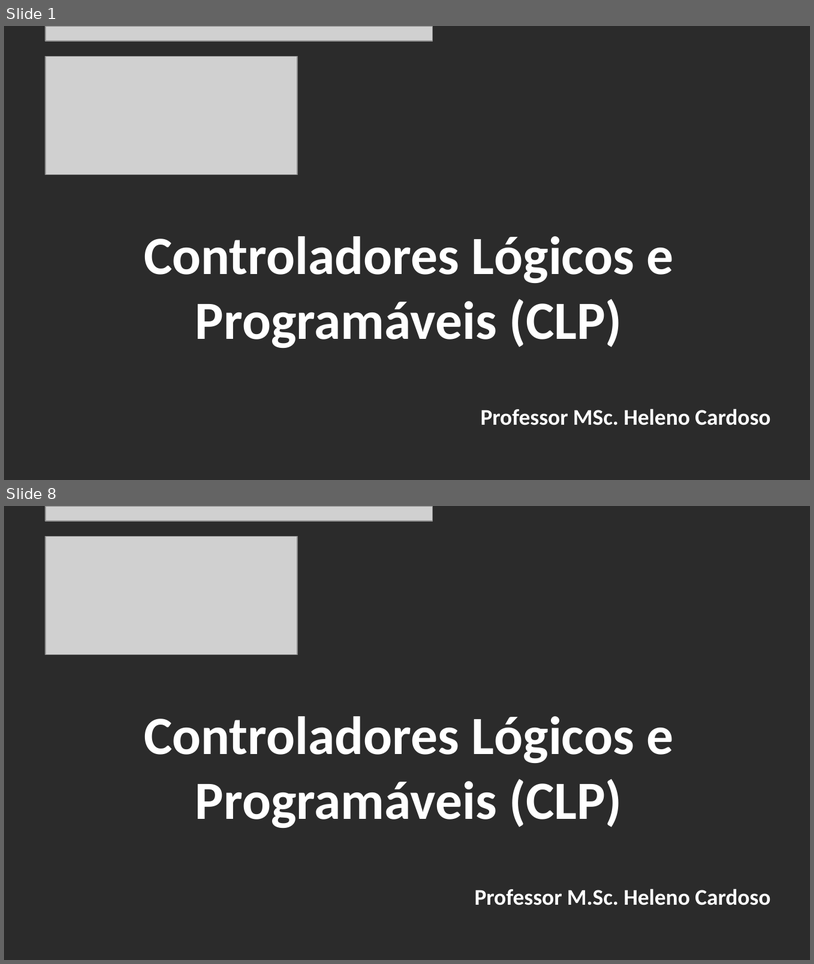
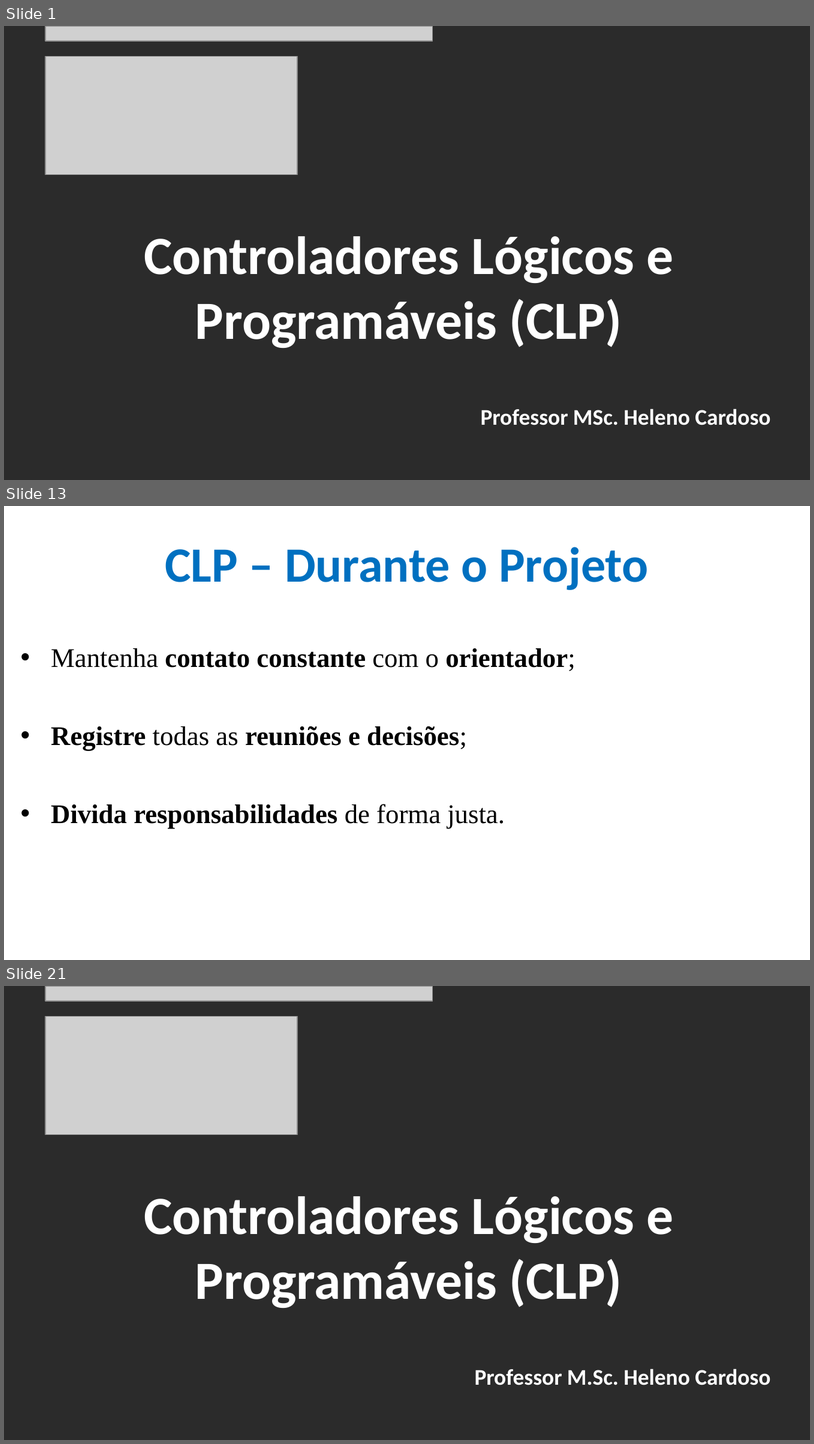
Before and after one commit to CloudEducationBrazil/WydenUniRuyControladoresLogicosProgCLP, a slide deck: 01 Classes/Aula10 - CLP - Recomendações Projetos Supervisórios.pptx. Shown one above the other, each under a label of ours: slides 1 and 8 before the commit, slides 1, 13 and 21 after it; the slides between them are not shown. The pictures are 814x964 and 814x1444 pixels, drawn with LibreOffice and Linux fonts; fonts in the diff are those of the drawing; grey boxes stand for pictures; background and template pictures are left out; a plain dark background stands for a picture behind light text. Boxes give left, top, right and bottom in pixels: in the first picture for what was removed or moved away, otherwise in the second. Text is boxed around its words. In the diff, an @@ line names an element or a change of style, - is before the commit and + after.

```diff
--- a/01 Classes/Aula10 - CLP - Recomendações Projetos Supervisórios.pptx
+++ b/01 Classes/Aula10 - CLP - Recomendações Projetos Supervisórios.pptx
@@ slide 13 added at [4,506,810,960], background picture (left out) @@
@@ title added at [165,547,648,590], 44 pt, text #0070C0, bold @@
+CLP – Durante o Projeto
@@ text added at [51,648,575,829], 24 pt, text #000000, bold @@
+• Mantenha contato constante com o orientador;
+• Registre todas as reuniões e decisões;
+• Divida responsabilidades de forma justa.
@@ what was slide 8 is now slide 21 @@
```
Also in this commit, not shown: 6 slides changed, 12 other slides added, 1 other file.
